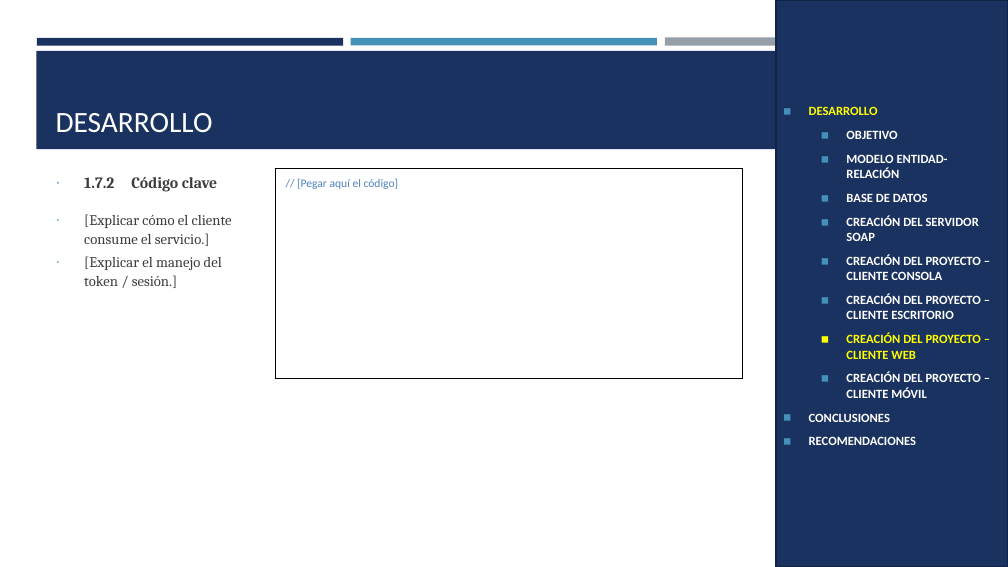
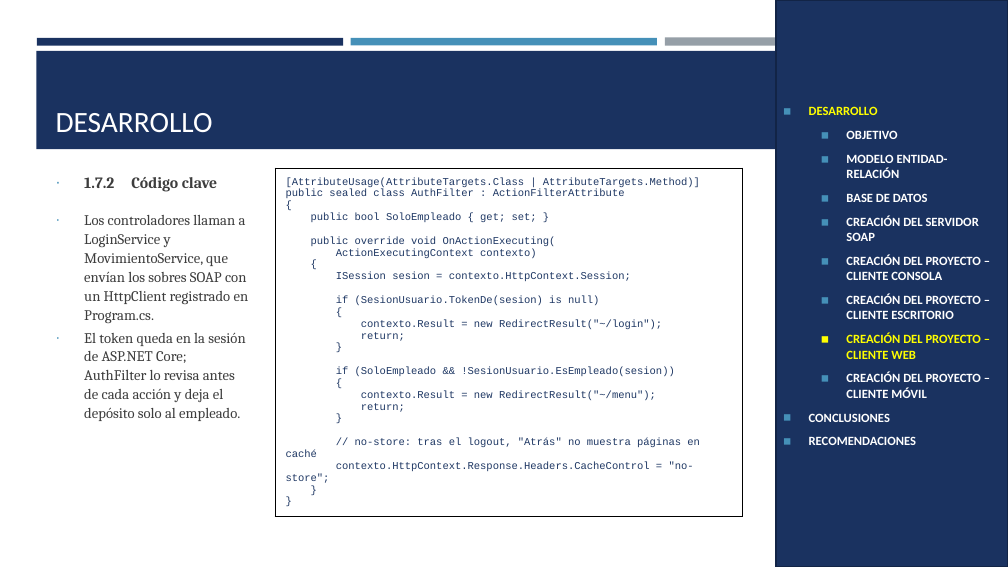
Before and after one commit to IMarcusDev/TI.1.2.-PAO202651_SOAP_DOTNET_CONBDD_NRC36883_GR04, a slide deck: slide 24 of 05. DOCUMENTACION/PRESENTACION TI.1.2. SOAP con BDD en DOTNET GR4.pptx (slide 22 before the commit). Drawn at 1008x567 pixels with LibreOffice and Linux fonts; fonts in the diff are those of the drawing. Boxes give left, top, right and bottom in pixels: in the first picture for what was removed or moved away, otherwise in the second. Text is boxed around its words. In the diff, an @@ line names an element or a change of style, - is before the commit and + after.

```diff
--- a/05. DOCUMENTACION/PRESENTACION TI.1.2. SOAP con BDD en DOTNET GR4.pptx
+++ b/05. DOCUMENTACION/PRESENTACION TI.1.2. SOAP con BDD en DOTNET GR4.pptx
@@ table at bbox=[275, 168, 743, 487] @@
@@ row 1, column 1: "// [Pegar aquí el código]" to "[AttributeUsage(AttributeTargets.Class | AttributeTargets.Method)] / public sealed class AuthFilter : ActionFilterAttribute / { / public bool SoloEmpleado { get; set; } / public override void OnActionExecuting( / ActionExecutingContext contexto) / { / ISession sesion = contexto.HttpContext.Session; / if (SesionUsuario.TokenDe(sesion) is null) / { / contexto.Result = new RedirectResult("~/login"); / return; / } / if (SoloEmpleado && !SesionUsuario.EsEmpleado(sesion)) / { / contexto.Result = new RedirectResult("~/menu"); / return; / } / // no-store: tras el logout, "Atrás" no muestra páginas en caché / contexto.HttpContext.Response.Headers.CacheControl = "no-store"; / } / }" @@
@@ text at bbox=[84, 215, 249, 421]: text changed @@
-∙ [Explicar cómo el cliente consume el servicio.]
-∙ [Explicar el manejo del token / sesión.]
+∙ Los controladores llaman a LoginService y MovimientoService, que envían los sobres SOAP con un HttpClient registrado en Program.cs.
+∙ El token queda en la sesión de ASP.NET Core; AuthFilter lo revisa antes de cada acción y deja el depósito solo al empleado.
```
Also in this commit, not shown: 19 other slides changed, 4 slides added.
